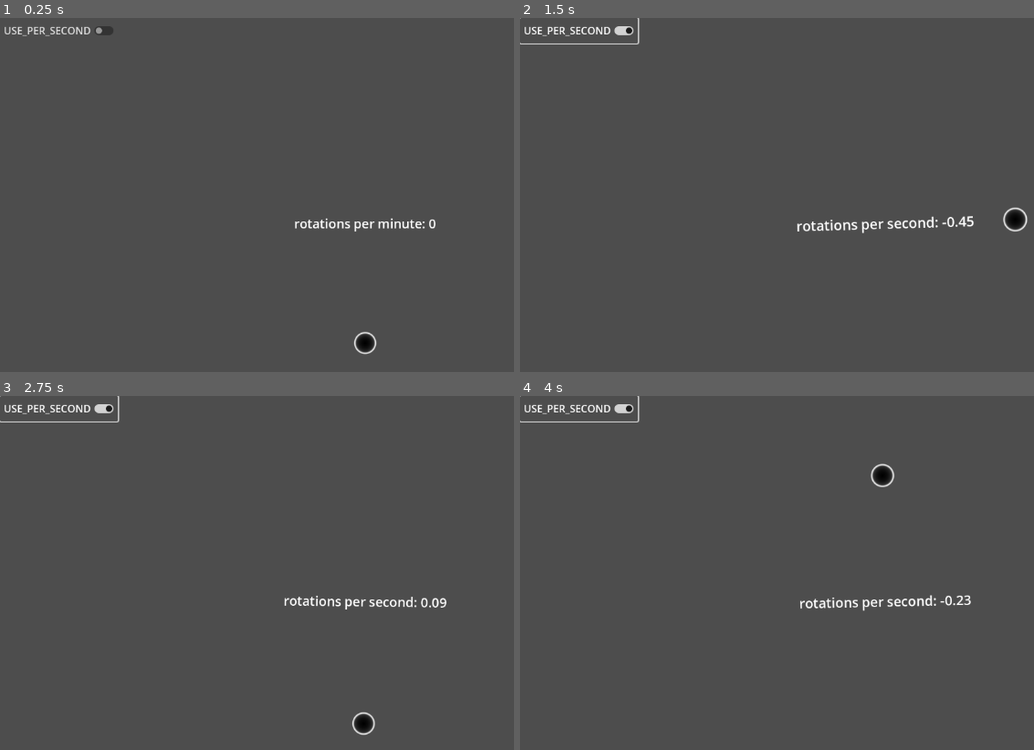
Above: before the commit, frames 1-4 (two rows, left to right).
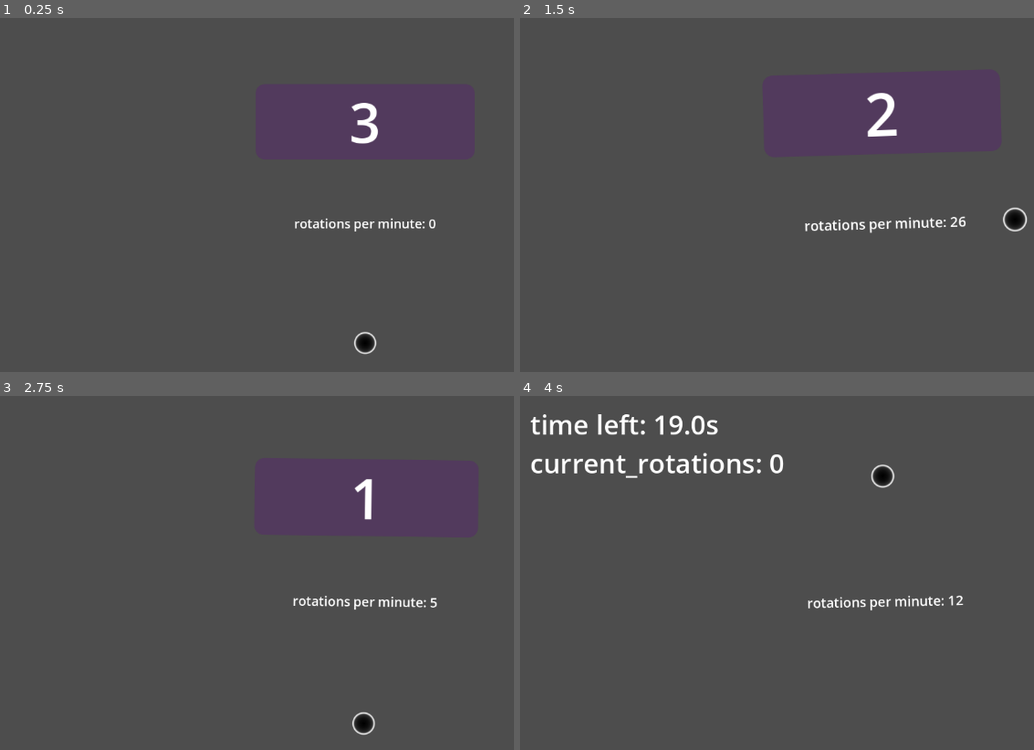
Above: after the commit, the same moments.

Repository: geekazodium/churn-tester-2000
Game: Godot game, scene res://main.tscn
The game is run twice, just before and just after one commit, with the same random seed, the same clock (stepped at 60 frames per second) and the same inputs.
Inputs (mouse positions are in pixels of both pictures, inside the frame that each line leads up to):
- Up to frame 1 (0.25 s): no input
- Up to frame 2 (1.5 s): click (576, 32) at 0.5 s, where only the run before the commit has a clickable "USE_PER_SECOND"; hold D (right) from 1.28 s (still down)
- Up to frame 3 (2.75 s): release D (right) at 2.03 s; hold S (down) from 2.03 s (still down)
- Up to frame 4 (4 s): release S (down) at 2.78 s; hold D (right) 2.78-3.53 s; hold W (up) from 3.53 s (still down)

The runs differ from the first frame. In frame 1, 0.6% of the frame differs, in the area x 0-74%, y 2-36%; in frame 2, 1.3%; in frame 3, 1.1%; in frame 4, 2.8%, in the area x 0-88%, y 0-61%.

Commit message:
feature: proper churn testing interface

Diff:
--- /dev/null
+++ b/game_start_label.gd
@@ -0,0 +1,15 @@
+extends Label
+
+@export var start_timer: Timer;
+
+func _ready() -> void:
+	self.start_timer.timeout.connect(self._game_start);
+
+func _process(_delta: float) -> void:
+	if self.start_timer.time_left > 0:
+		self.text = "%.0f" % [ceil(self.start_timer.time_left)];
+
+func _game_start() -> void:
+	self.text = "START!";
+	await get_tree().create_timer(1).timeout;
+	self.visible = false;
--- /dev/null
+++ b/game_status_label.gd
@@ -0,0 +1,10 @@
+extends Label
+
+@export var main: MainScene;
+@export var game_time_left: Timer;
+
+func _on_game_start() -> void:
+	self.visible = true;
+
+func _process(_delta: float) -> void:
+	self.text = "time left: %.1fs \ncurrent_rotations: %.0f" % [self.game_time_left.time_left, self.main.rotate_count];
--- a/main.tscn
+++ b/main.tscn
@@ -1,12 +1,62 @@
-[gd_scene load_steps=5 format=3 uid="uid://cipsaigm3a7e0"]
+[gd_scene load_steps=13 format=3 uid="uid://cipsaigm3a7e0"]
 
 [ext_resource type="Script" uid="uid://b6da4as33uvw7" path="res://main_init.gd" id="1_0xm2m"]
 [ext_resource type="PackedScene" uid="uid://bgx30m4j0mas8" path="res://reel_input_circle.tscn" id="1_ig7tw"]
 [ext_resource type="Script" uid="uid://c7nkqlui7j5hd" path="res://rotating_camera.gd" id="2_1bvp3"]
+[ext_resource type="Script" uid="uid://n84lqsqoharu" path="res://game_start_label.gd" id="2_5vw27"]
 [ext_resource type="Script" uid="uid://b5qi8tnbpln1t" path="res://rotation_speed_display.gd" id="3_h2yge"]
+[ext_resource type="Script" uid="uid://cim8fqj8x3626" path="res://game_status_label.gd" id="3_kek77"]
+[ext_resource type="Script" uid="uid://do7prhdqyygu1" path="res://ui_layer.gd" id="5_272bh"]
+[ext_resource type="Script" uid="uid://1fvbqm3vs6lk" path="res://retry_button.gd" id="5_lquwl"]
+[ext_resource type="Script" uid="uid://cdjj1e20w388g" path="res://results_display.gd" id="6_272bh"]
 
-[node name="Main" type="Node2D"]
+[sub_resource type="StyleBoxFlat" id="StyleBoxFlat_5vw27"]
+bg_color = Color(0.32156864, 0.22745098, 0.3647059, 1)
+corner_radius_top_left = 16
+corner_radius_top_right = 16
+corner_radius_bottom_right = 16
+corner_radius_bottom_left = 16
+
+[sub_resource type="InputEventAction" id="InputEventAction_1bvp3"]
+action = &"ui_accept"
+
+[sub_resource type="Shortcut" id="Shortcut_lquwl"]
+events = [SubResource("InputEventAction_1bvp3")]
+
+[node name="Main" type="Node2D" node_paths=PackedStringArray("reel_input_circle")]
 script = ExtResource("1_0xm2m")
+reel_input_circle = NodePath("ReelInputCircle")
+
+[node name="GameStartTimer" type="Timer" parent="."]
+wait_time = 3.0
+one_shot = true
+autostart = true
+
+[node name="GameStartLabel" type="Label" parent="GameStartTimer" node_paths=PackedStringArray("start_timer")]
+z_index = -1
+custom_minimum_size = Vector2(384, 0)
+anchors_preset = 8
+anchor_left = 0.5
+anchor_top = 0.5
+anchor_right = 0.5
+anchor_bottom = 0.5
+offset_left = -768.0
+offset_top = -568.0
+offset_right = -384.0
+offset_bottom = -436.0
+grow_horizontal = 2
+grow_vertical = 2
+theme_override_font_sizes/font_size = 96
+theme_override_styles/normal = SubResource("StyleBoxFlat_5vw27")
+text = "3"
+horizontal_alignment = 1
+uppercase = true
+script = ExtResource("2_5vw27")
+start_timer = NodePath("..")
+
+[node name="GameEndTimer" type="Timer" parent="."]
+wait_time = 20.0
+one_shot = true
 
 [node name="Camera2D" type="Camera2D" parent="."]
 zoom = Vector2(0.9, 0.9)
@@ -15,6 +65,7 @@
 
 [node name="ReelInputCircle" parent="." instance=ExtResource("1_ig7tw")]
 scale = Vector2(0.7, 0.7)
+delta_scale = 70.0
 
 [node name="SpeedDisplay" type="Label" parent="ReelInputCircle" node_paths=PackedStringArray("use_per_sec_toggle")]
 anchors_preset = 8
@@ -34,14 +85,64 @@
 use_per_sec_toggle = NodePath("../../CanvasLayer/HBoxContainer/UsePerSecondButton")
 
 [node name="CanvasLayer" type="CanvasLayer" parent="."]
+script = ExtResource("5_272bh")
 
 [node name="HBoxContainer" type="HBoxContainer" parent="CanvasLayer"]
-offset_right = 40.0
-offset_bottom = 40.0
+offset_top = -65.0
+offset_right = 186.0
+offset_bottom = -25.0
 
 [node name="UsePerSecondButton" type="CheckButton" parent="CanvasLayer/HBoxContainer"]
 layout_mode = 2
 text = "USE_PER_SECOND"
 
+[node name="VBoxContainer" type="VBoxContainer" parent="CanvasLayer"]
+visible = false
+anchors_preset = 8
+anchor_left = 0.5
+anchor_top = 0.5
+anchor_right = 0.5
+anchor_bottom = 0.5
+offset_left = -274.0
+offset_top = -55.0
+offset_right = 274.0
+offset_bottom = 55.0
+grow_horizontal = 2
+grow_vertical = 2
+script = ExtResource("6_272bh")
+
+[node name="ResultsLabel" type="Label" parent="CanvasLayer/VBoxContainer"]
+layout_mode = 2
+theme_override_font_sizes/font_size = 32
+text = "Your Spin:"
+horizontal_alignment = 1
+
+[node name="HSeparator" type="HSeparator" parent="CanvasLayer/VBoxContainer"]
+layout_mode = 2
+
+[node name="RetryButton" type="Button" parent="CanvasLayer/VBoxContainer"]
+layout_mode = 2
+theme_override_font_sizes/font_size = 32
+shortcut = SubResource("Shortcut_lquwl")
+text = "Retry"
+script = ExtResource("5_lquwl")
+
+[node name="GameStatusLabel" type="Label" parent="CanvasLayer" node_paths=PackedStringArray("main", "game_time_left")]
+visible = false
+offset_left = 16.0
+offset_top = 16.0
+offset_right = 296.0
+offset_bottom = 135.0
+theme_override_font_sizes/font_size = 42
+text = "time: 20s
+rotations: 200"
+script = ExtResource("3_kek77")
+main = NodePath("../..")
+game_time_left = NodePath("../../GameEndTimer")
+
+[connection signal="game_ended" from="." to="CanvasLayer/VBoxContainer" method="_on_main_game_ended"]
+[connection signal="timeout" from="GameStartTimer" to="." method="_start_game"]
+[connection signal="timeout" from="GameStartTimer" to="CanvasLayer/GameStatusLabel" method="_on_game_start"]
+[connection signal="timeout" from="GameEndTimer" to="." method="_game_over"]
 [connection signal="angular_v_updated" from="ReelInputCircle" to="Camera2D" method="_on_reel_input_circle_angular_v_updated"]
 [connection signal="angular_v_updated" from="ReelInputCircle" to="ReelInputCircle/SpeedDisplay" method="_on_reel_input_circle_angular_v_updated"]
--- a/main_init.gd
+++ b/main_init.gd
@@ -1,4 +1,27 @@
 extends Node2D
+class_name MainScene
+
+@export var reel_input_circle: ReelInputCircle;
+var counting: bool = false;
+var rotate_count: int = 0;
+
+signal game_ended(rotation_count: float);
 
 func _ready() -> void:
-	$ReelInputCircle.enable();
+	self.reel_input_circle.enable();
+
+func _start_game() -> void:
+	self.reel_input_circle.enable();
+	$GameEndTimer.start();
+	self.reel_input_circle.rotation_completed.connect(self._rotation_completed);
+	self.counting = true;
+	self.rotate_count = 0;
+
+func _rotation_completed() -> void:
+	self.rotate_count += 1;
+
+func _game_over() -> void:
+	self.reel_input_circle.disable();
+	var c: float = self.rotate_count;
+	c += abs(self.reel_input_circle.angle / (PI * 2));
+	self.game_ended.emit(c);
--- a/project.godot
+++ b/project.godot
@@ -21,6 +21,14 @@
 
 [input]
 
+ui_accept={
+"deadzone": 0.5,
+"events": [Object(InputEventKey,"resource_local_to_scene":false,"resource_name":"","device":0,"window_id":0,"alt_pressed":false,"shift_pressed":false,"ctrl_pressed":false,"meta_pressed":false,"pressed":false,"keycode":4194309,"physical_keycode":0,"key_label":0,"unicode":0,"location":0,"echo":false,"script":null)
+, Object(InputEventKey,"resource_local_to_scene":false,"resource_name":"","device":0,"window_id":0,"alt_pressed":false,"shift_pressed":false,"ctrl_pressed":false,"meta_pressed":false,"pressed":false,"keycode":4194310,"physical_keycode":0,"key_label":0,"unicode":0,"location":0,"echo":false,"script":null)
+, Object(InputEventKey,"resource_local_to_scene":false,"resource_name":"","device":0,"window_id":0,"alt_pressed":false,"shift_pressed":false,"ctrl_pressed":false,"meta_pressed":false,"pressed":false,"keycode":32,"physical_keycode":0,"key_label":0,"unicode":32,"location":0,"echo":false,"script":null)
+, Object(InputEventJoypadButton,"resource_local_to_scene":false,"resource_name":"","device":-1,"button_index":1,"pressure":0.0,"pressed":false,"script":null)
+]
+}
 ui_focus_next={
 "deadzone": 0.5,
 "events": []
--- a/reel_input_circle.gd
+++ b/reel_input_circle.gd
@@ -26,6 +26,8 @@
 	self.angle = 0;
 	self.rolling_average_delta_v = 0;
 	self.last_input_direction = Vector2.UP;
+	if self.get_input_vec().length() > .01:
+		self.last_input_direction = self.get_input_vec().normalized();
 
 # Called every frame. 'delta' is the elapsed time since the previous frame.
 func _process(delta: float) -> void:
--- a/reel_input_circle.tscn
+++ b/reel_input_circle.tscn
@@ -17,7 +17,7 @@
 
 [node name="ReelInputCircle" type="Node2D"]
 script = ExtResource("1_b8nke")
-delta_scale = 40.0
+delta_scale = 60.0
 
 [node name="Direction" type="Sprite2D" parent="."]
 texture = SubResource("GradientTexture2D_ggrta")
--- /dev/null
+++ b/results_display.gd
@@ -0,0 +1,5 @@
+extends Container
+
+func _on_main_game_ended(rotation_count: float) -> void:
+	$ResultsLabel.text = "YOUR ROTATION COUNT: %.3f" % [rotation_count];
+	self.visible = true;
--- /dev/null
+++ b/retry_button.gd
@@ -0,0 +1,4 @@
+extends Button
+
+func _pressed() -> void:
+	self.get_tree().reload_current_scene();
--- a/rotation_speed_display.gd
+++ b/rotation_speed_display.gd
@@ -16,4 +16,4 @@
 		fmt = ["second", "%.2f"];
 	else:
 		fmt = ["minute", "%.0f"];
-	self.text = ("rotations per %s: %s" % fmt) % [rotation_v];
+	self.text = ("rotations per %s: %s" % fmt) % [abs(rotation_v)];
--- /dev/null
+++ b/ui_layer.gd
@@ -0,0 +1 @@
+extends CanvasLayer
Not shown, added: game_start_label.gd.uid
Not shown, added: game_status_label.gd.uid
Not shown, added: results_display.gd.uid
Not shown, added: retry_button.gd.uid
Not shown, added: ui_layer.gd.uid
